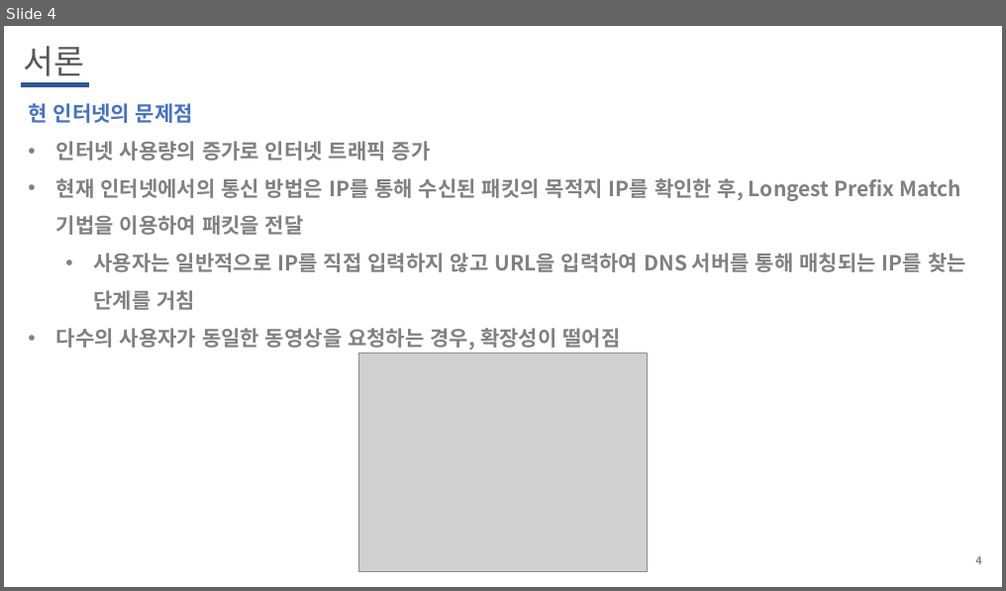
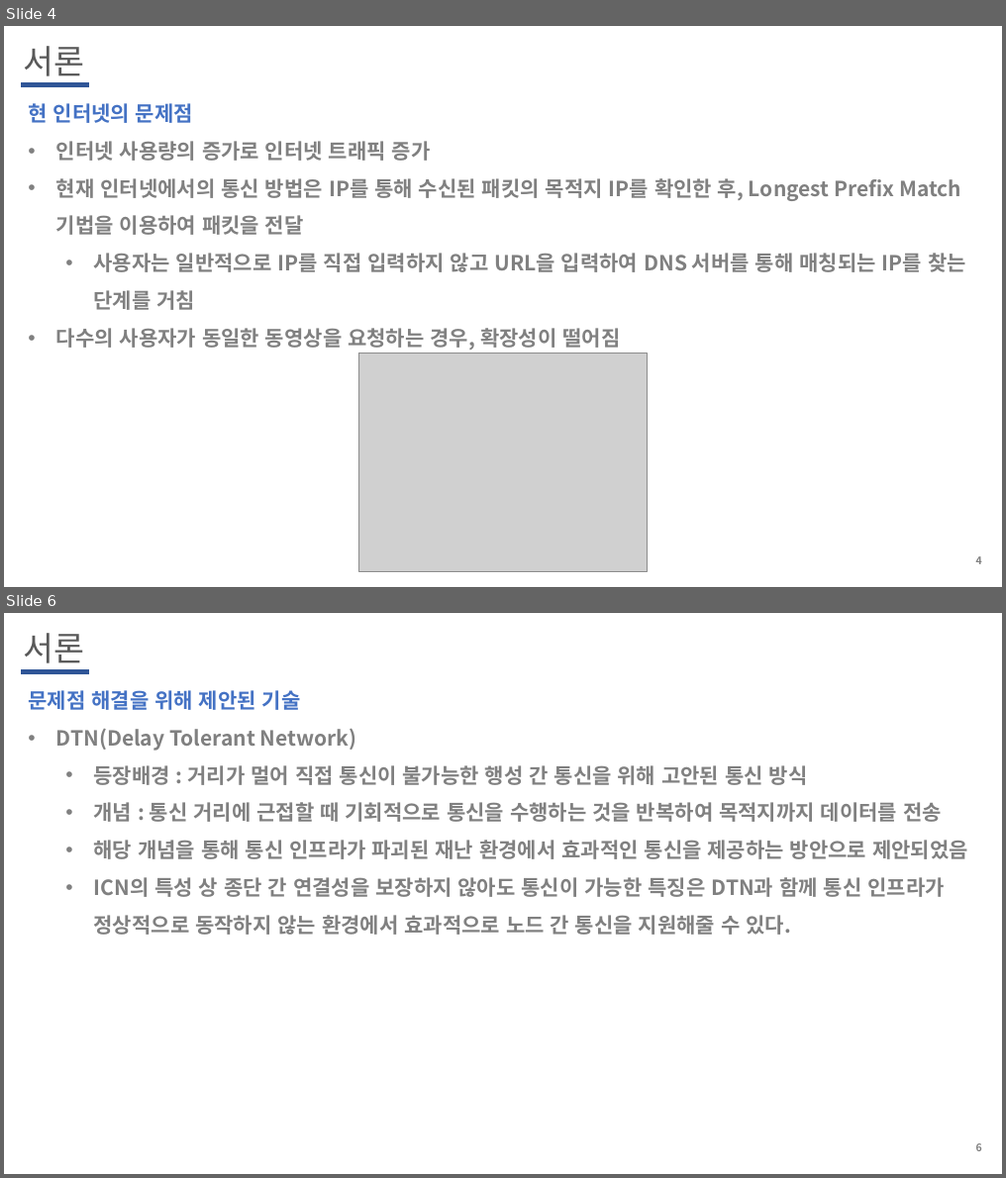
Before and after one commit to WoogiBoogi1129/ICN-NDN, a slide deck: Named-Data-Net/PPT/ICN+NDN-기술.pptx. Shown one above the other, each under a label of ours: slide 4 before the commit, slides 4 and 6 after it; the slides between them are not shown. The pictures are 1006x591 and 1006x1178 pixels, drawn with LibreOffice and Linux fonts; fonts in the diff are those of the drawing; grey boxes stand for pictures. Boxes give left, top, right and bottom in pixels: in the first picture for what was removed or moved away, otherwise in the second. Text is boxed around its words. In the diff, an @@ line names an element or a change of style, - is before the commit and + after.

```diff
--- a/Named-Data-Net/PPT/ICN+NDN-기술.pptx
+++ b/Named-Data-Net/PPT/ICN+NDN-기술.pptx
@@ slide 6 added at (x1=4, y1=613, x2=1002, y2=1174), background #FFFFFF @@
@@ text added at (x1=23, y1=633, x2=84, y2=663), 32 pt, text #595959 @@
+서론
@@ line added from (21, 672) to (88, 672), #2F5597 4.5 pt @@
@@ text added at (x1=28, y1=690, x2=968, y2=935), 20 pt, text #808080, bold @@
+문제점 해결을 위해 제안된 기술
+• DTN(Delay Tolerant Network)
+  • 등장배경 : 거리가 멀어 직접 통신이 불가능한 행성 간 통신을 위해 고안된 통신 방식
+  • 개념 : 통신 거리에 근접할 때 기회적으로 통신을 수행하는 것을 반복하여 목적지까지 데이터를 전송
+  • 해당 개념을 통해 통신 인프라가 파괴된 재난 환경에서 효과적인 통신을 제공하는 방안으로 제안되었음
+  • ICN의 특성 상 종단 간 연결성을 보장하지 않아도 통신이 가능한 특징은 DTN과 함께 통신 인프라가 정상적으로 동작하지 않는 환경에서 효과적으로 노드 간 통신을 지원해줄 수 있다.
@@ page number added at (x1=976, y1=1144, x2=982, y2=1152), 10 pt, text #808080, bold @@
+6
```
Also in this commit, not shown: 2 slides changed, 9 other slides added, 1 other file.
